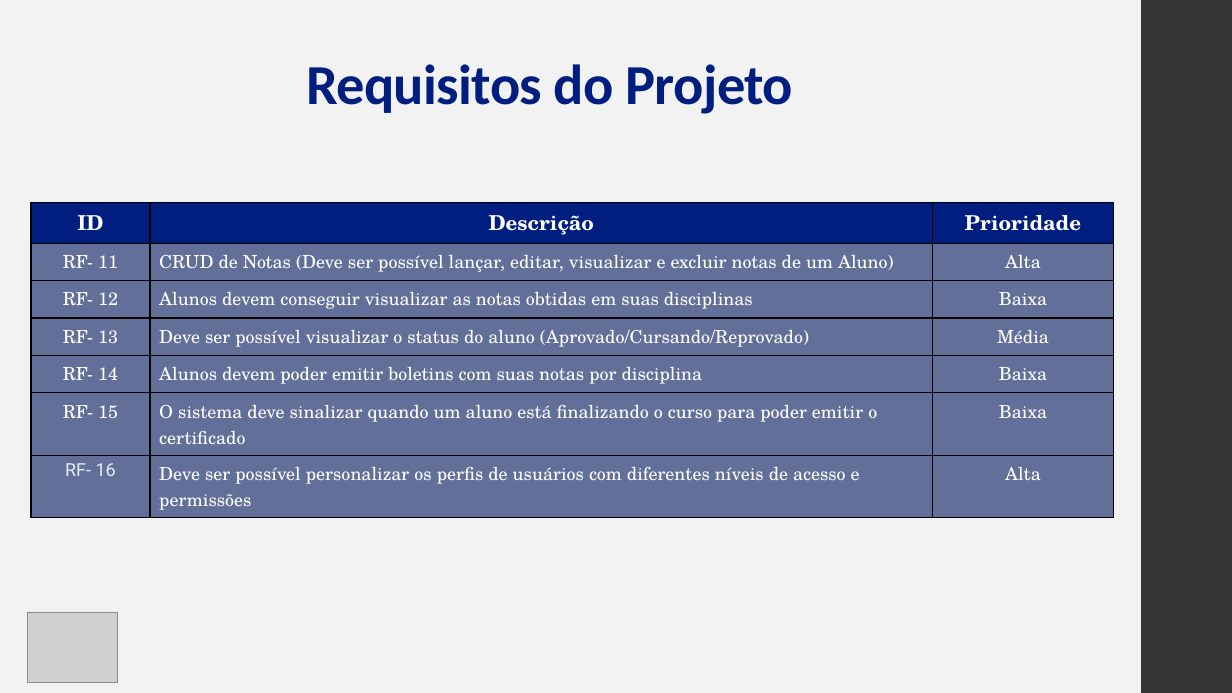
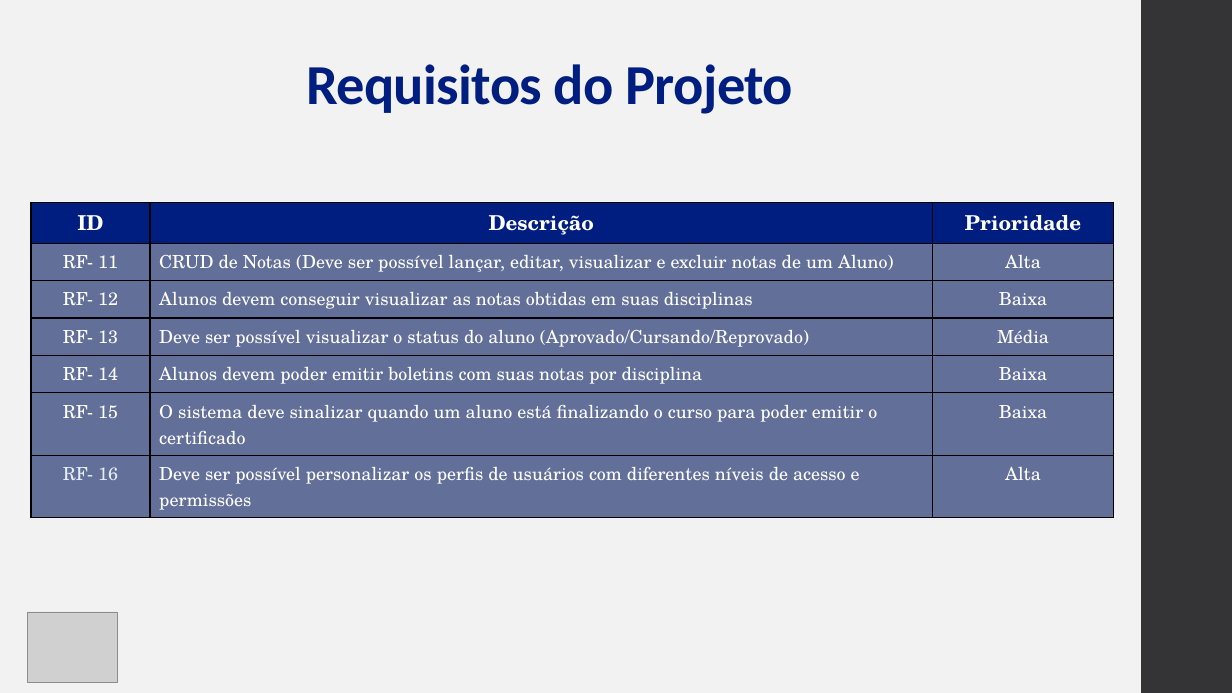
Before and after one commit to ICEI-PUC-Minas-PMV-ADS/pmv-ads-2024-1-e1-proj-web-t6-pmv-ads-2024-1-e1-projeto_academico, a slide deck: slide 11 of apresentacao/Apresentação - Sistema de Gestão Escolar.pptx (slide 10 before the commit). Drawn at 1232x693 pixels with LibreOffice and Linux fonts; fonts in the diff are those of the drawing; grey boxes stand for pictures. Boxes give left, top, right and bottom in pixels: in the first picture for what was removed or moved away, otherwise in the second. Text is boxed around its words. In the diff, an @@ line names an element or a change of style, - is before the commit and + after.

```diff
--- a/apresentacao/Apresentação - Sistema de Gestão Escolar.pptx
+++ b/apresentacao/Apresentação - Sistema de Gestão Escolar.pptx
@@ table at <box>31,202,1114,514</box> @@
@@ font Roboto to TeX Gyre Schola in "RF- 16" @@
```
Also in this commit, not shown: 2 other slides changed, 1 slide added, 1 other file.
